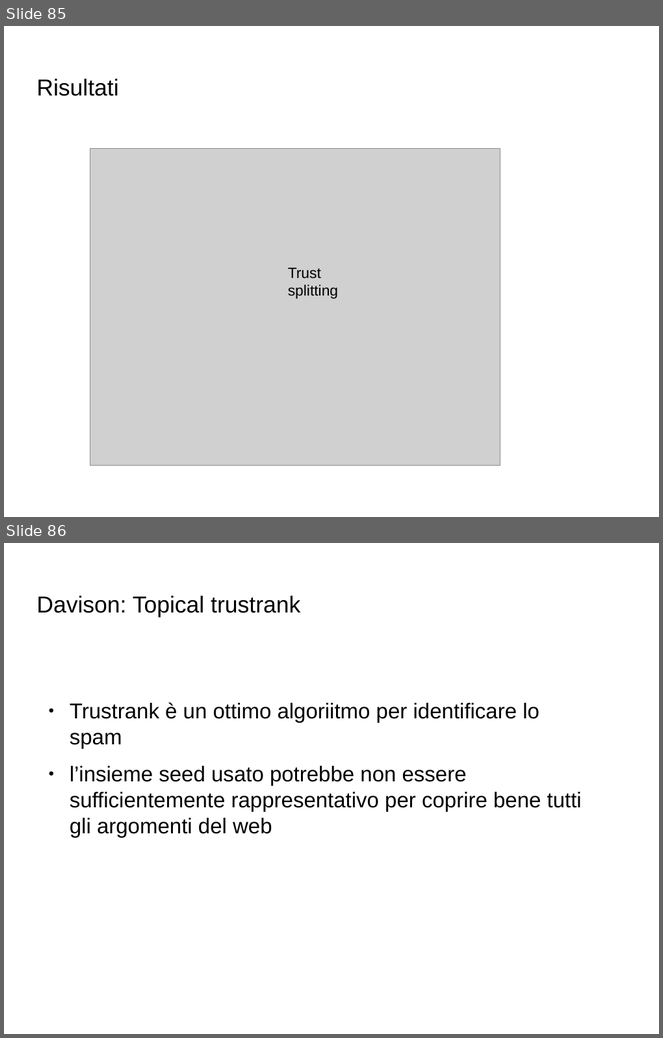
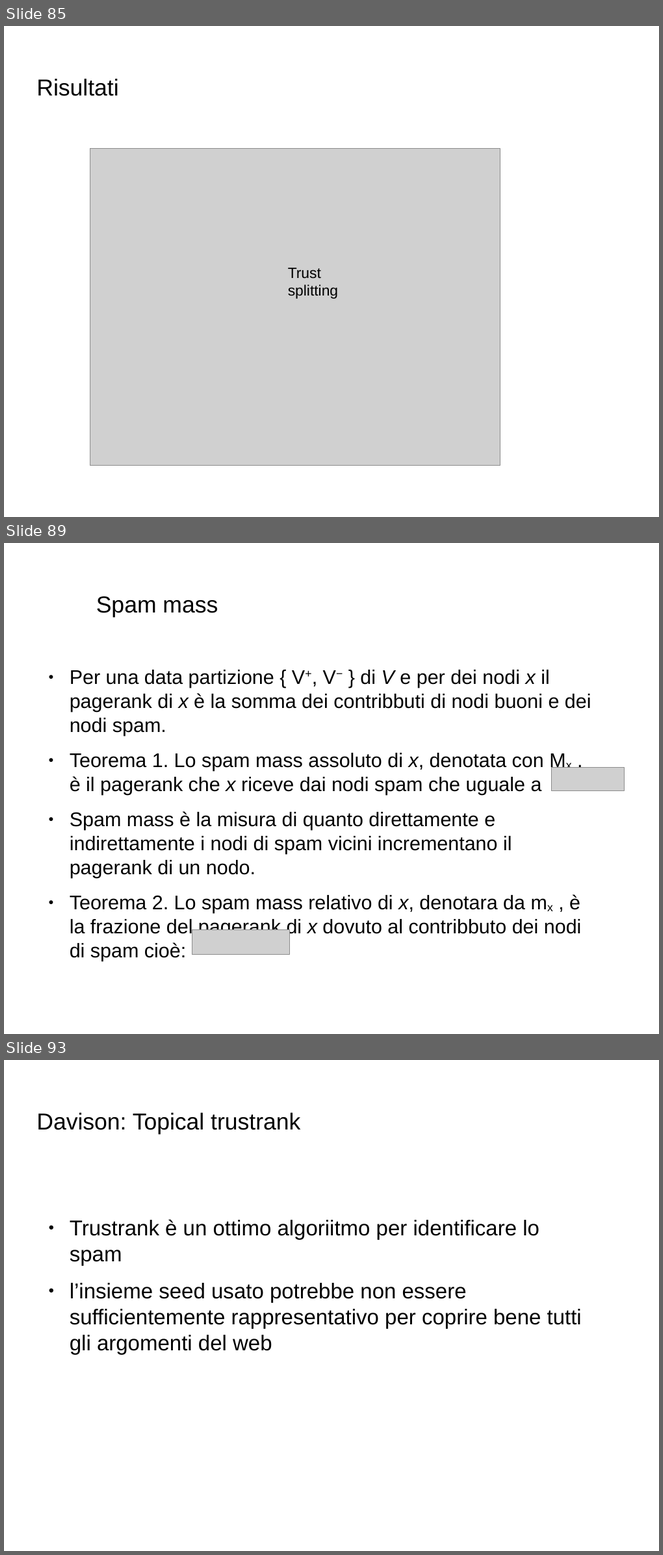
Before and after one commit to Toolanto/presentation, a slide deck: presentazione.odp. Shown one above the other, each under a label of ours: slides 85 and 86 before the commit, slides 85, 89 and 93 after it; the slides between them are not shown. The pictures are 663x1038 and 663x1555 pixels, drawn with LibreOffice and Linux fonts; fonts in the diff are those of the drawing; grey boxes stand for pictures; background and template pictures are left out. Boxes give left, top, right and bottom in pixels: in the first picture for what was removed or moved away, otherwise in the second. Text is boxed around its words. In the diff, an @@ line names an element or a change of style, - is before the commit and + after.

Commit message:
add mass estimation

```diff
--- a/presentazione.odp
+++ b/presentazione.odp
@@ slide 89 added at [4, 543, 659, 1034], background picture (left out) @@
@@ title added at [96, 596, 218, 618], 28 pt, text #000000 @@
+Spam mass
@@ text added at [70, 670, 592, 962], 24.1 pt, text #000000 @@
+● Per una data partizione { V+, V− } di V e per dei nodi x il pagerank di x è la somma dei contribbuti di nodi buoni e dei nodi spam.
+● Teorema 1. Lo spam mass assoluto di x, denotata con Mx , è il pagerank che x riceve dai nodi spam che uguale a
+● Spam mass è la misura di quanto direttamente e indirettamente i nodi di spam vicini incrementano il pagerank di un nodo.
+● Teorema 2. Lo spam mass relativo di x, denotara da mx , è la frazione del pagerank di x dovuto al contribbuto dei nodi di spam cioè:
@@ picture added at [551, 768, 624, 791] @@
@@ picture added at [192, 930, 289, 955] @@
@@ what was slide 86 is now slide 93 @@
```
Also in this commit, not shown: 1 slide changed, 6 other slides added.
